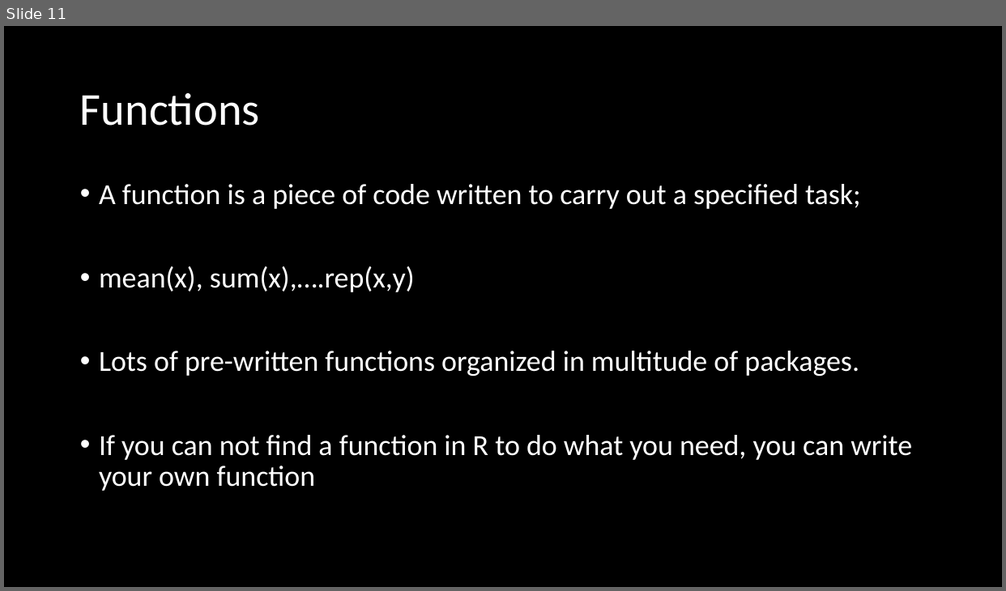
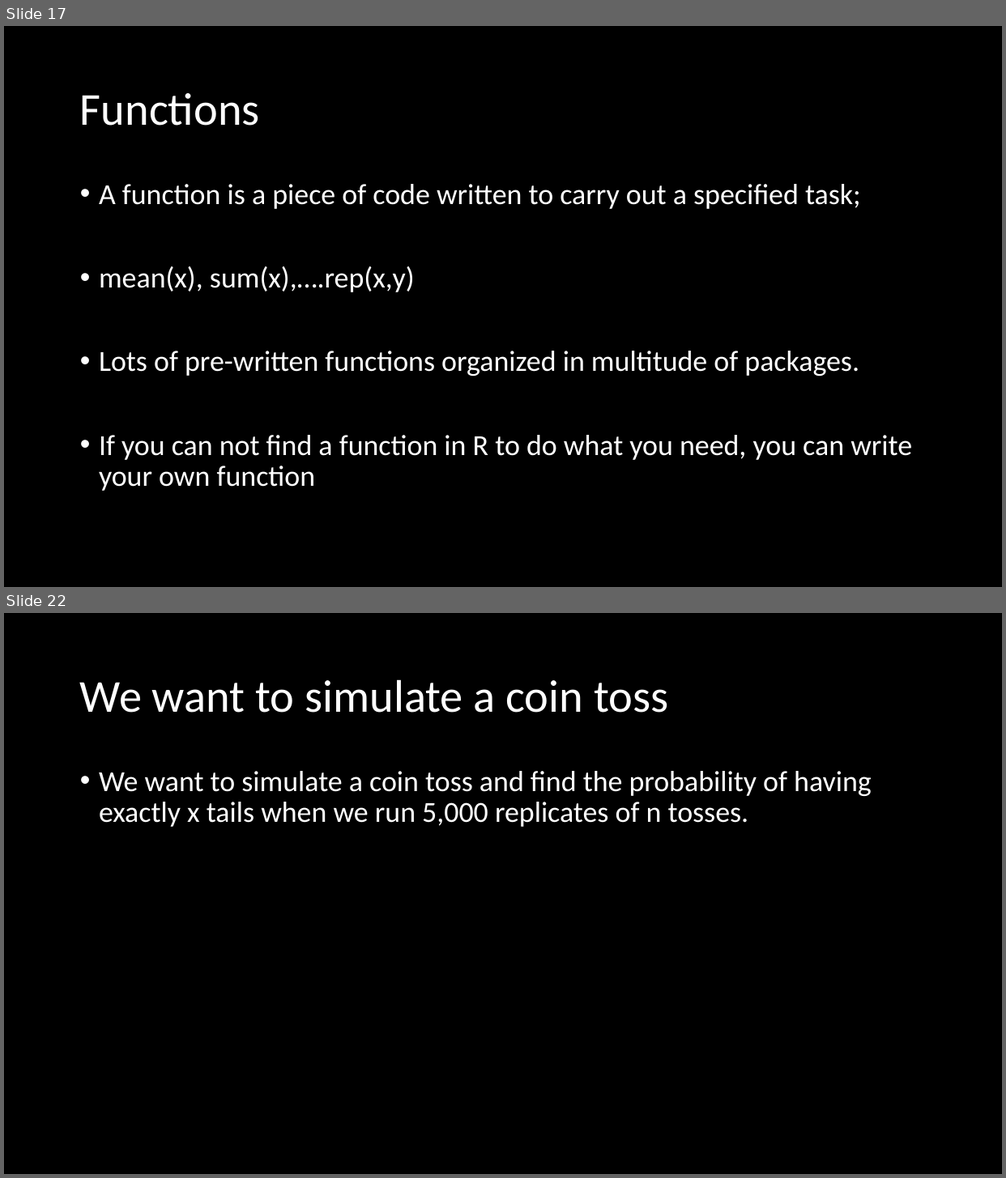
Before and after one commit to brooklabteam/E2M2, a slide deck: E2M2-2020/Lectures-ppt/R_Bootcamp_forLoopsFunctionsIfElse.pptx. Shown one above the other, each under a label of ours: slide 11 before the commit, slides 17 and 22 after it; the slides between them are not shown. The pictures are 1006x591 and 1006x1178 pixels, drawn with LibreOffice and Linux fonts; fonts in the diff are those of the drawing. Boxes give left, top, right and bottom in pixels: in the first picture for what was removed or moved away, otherwise in the second. Text is boxed around its words. In the diff, an @@ line names an element or a change of style, - is before the commit and + after.

```diff
--- a/E2M2-2020/Lectures-ppt/R_Bootcamp_forLoopsFunctionsIfElse.pptx
+++ b/E2M2-2020/Lectures-ppt/R_Bootcamp_forLoopsFunctionsIfElse.pptx
@@ slide 22 added at [4,613,1002,1174], background #000000 @@
@@ title added at [80,679,668,713], 44 pt, text #FFFFFF @@
+We want to simulate a coin toss
@@ text added at [99,771,872,827], 28 pt, text #FFFFFF @@
+• We want to simulate a coin toss and find the probability of having exactly x tails when we run 5,000 replicates of n tosses.
@@ what was slide 11 is now slide 17 @@
```
Also in this commit, not shown: 3 slides changed, 19 other slides added, 2 slides removed, 13 other files.
